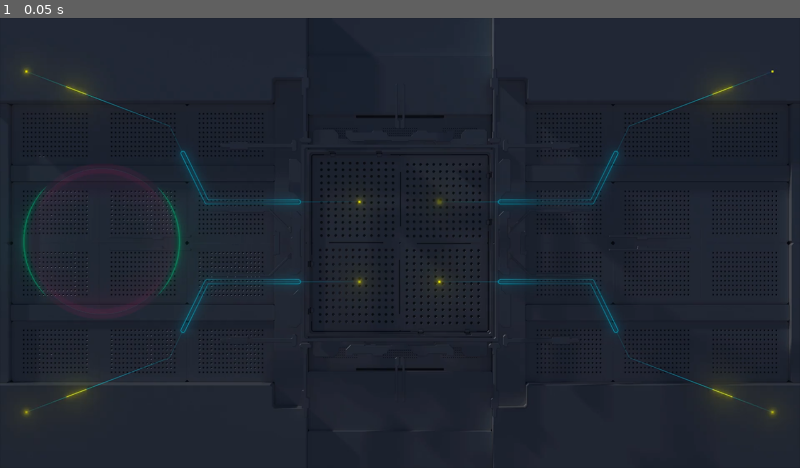
Above: before the commit, frame 1.
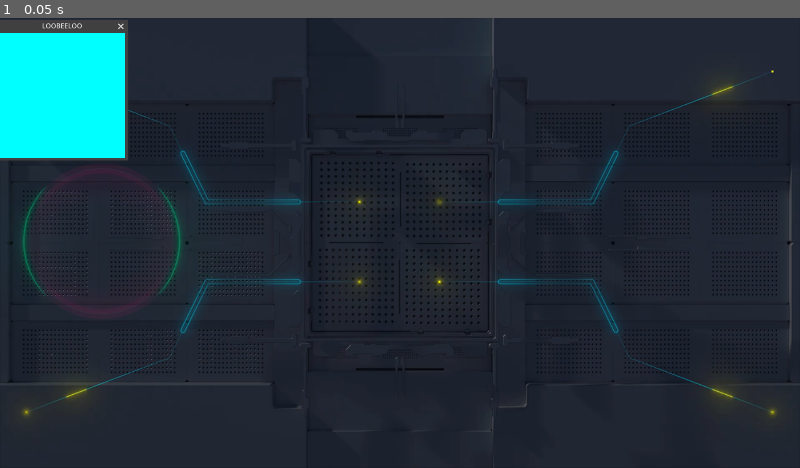
Above: after the commit, the same moment.

Repository: mpcarr/CyberRace
Game: Godot game, scene res://slides/base.tscn
The game is run twice, just before and just after one commit, with the same random seed, the same clock (stepped at 60 frames per second) and the same inputs. This scene is started directly instead of the project's main scene.
Inputs:
- Up to frame 1 (0.05 s): no input

The runs differ from the first frame. In frame 1, 5.0% of the frame differs, in the area x 0-16%, y 0-32%.
Error after the commit: Parse Error: Could not find type "SharedMemory" in the current scope. (res://slides/Window.gd:3)

Commit message:
making demo attract mode

Diff:
--- a/mpf/CyberRace-MC/project.godot
+++ b/mpf/CyberRace-MC/project.godot
@@ -11,7 +11,7 @@
 [application]
 
 config/name="pygame"
-run/main_scene="res://addons/mpf-gmc/slides/window.tscn"
+run/main_scene="res://slides/window.tscn"
 config/features=PackedStringArray("4.2", "Mobile")
 boot_splash/image="res://splash.png"
 config/icon="res://icon.svg"
@@ -27,6 +27,7 @@
 window/size/viewport_height=1080
 window/size/initial_position_type=0
 window/size/always_on_top=true
+window/subwindows/embed_subwindows=false
 window/stretch/mode="viewport"
 
 [editor_plugins]
--- /dev/null
+++ b/mpf/CyberRace-MC/slides/GDExample.gd
@@ -0,0 +1,11 @@
+extends GDExample
+
+
+# Called when the node enters the scene tree for the first time.
+func _ready():
+    pass # Replace with function body.
+
+
+# Called every frame. 'delta' is the elapsed time since the previous frame.
+func _process(delta):
+    pass
--- /dev/null
+++ b/mpf/CyberRace-MC/slides/SubViewport.gd
@@ -0,0 +1,48 @@
+extends SubViewport
+
+var shared_memory : SharedMemory
+# Define the name and size for shared memory
+const SHARED_MEMORY_NAME = "my_shared_memory"
+const FRAME_WIDTH = 800
+const FRAME_HEIGHT = 600
+const FRAME_SIZE = FRAME_WIDTH * FRAME_HEIGHT * 4
+const DOUBLE_BUFFER_SIZE = FRAME_SIZE * 2
+
+var framesCount = 0
+# Called when the node enters the scene tree for the first time.
+func _ready():
+    # Initialize the shared memory instance
+    shared_memory = SharedMemory.new()
+
+    # Open the shared memory with the defined name and size
+    shared_memory.open_shared_memory("Local\\" + SHARED_MEMORY_NAME, DOUBLE_BUFFER_SIZE + 4)  # Additional 4 bytes for active buffer flag
+    print("Shared memory opened with double buffering support.")
+
+# Called every frame. 'delta' is the elapsed time since the previous frame.
+func _process(delta):
+    #if framesCount > 2:
+        #return
+    # Capture the current viewport image as raw pixel data
+    var viewport_texture = get_viewport().get_texture()
+    var image = viewport_texture.get_image()
+    image.convert(Image.FORMAT_RGBA8)  # Ensure RGBA format with 8 bits per channel
+    var frame_data = image.get_data()  # Get raw pixel data in PackedByteArray
+    print("First pixel bytes in Godot:")
+    for i in range(4):
+        print("Byte", i, ":", frame_data[i])
+    # Read the current active buffer from shared memory
+    var active_buffer_data = shared_memory.read_data(0, 4)
+    var active_buffer = 0
+    if active_buffer_data.size() == 4:
+        active_buffer = active_buffer_data[0]  # Read active buffer index (0 or 1)
+
+    # Determine the inactive buffer to write to
+    var inactive_buffer = (active_buffer + 1) % 2
+    var offset = 4 + (inactive_buffer * FRAME_SIZE)  # Offset in shared memory for inactive buffer
+
+    # Write frame data to the inactive buffer in shared memory
+    shared_memory.write_data(offset, frame_data)
+
+    # Toggle the active buffer index
+    var new_active_buffer_data = PackedByteArray([inactive_buffer])
+    shared_memory.write_data(0, new_active_buffer_data)
--- /dev/null
+++ b/mpf/CyberRace-MC/slides/Test.tscn
@@ -0,0 +1,90 @@
+[gd_scene load_steps=6 format=3 uid="uid://buy33sqypitnn"]
+
+[ext_resource type="Script" path="res://addons/mpf-gmc/classes/mpf_slide.gd" id="1_d3nno"]
+[ext_resource type="Script" path="res://slides/SubViewport.gd" id="2_tg2vf"]
+
+[sub_resource type="Animation" id="Animation_rp0dc"]
+resource_name = "new_animation"
+length = 2.0
+loop_mode = 1
+tracks/0/type = "value"
+tracks/0/imported = false
+tracks/0/enabled = true
+tracks/0/path = NodePath("..:position")
+tracks/0/interp = 1
+tracks/0/loop_wrap = true
+tracks/0/keys = {
+"times": PackedFloat32Array(0, 2),
+"transitions": PackedFloat32Array(1, 1),
+"update": 0,
+"values": [Vector2(-600, 0), Vector2(800, 0)]
+}
+
+[sub_resource type="Animation" id="Animation_krlvy"]
+length = 0.001
+tracks/0/type = "value"
+tracks/0/imported = false
+tracks/0/enabled = true
+tracks/0/path = NodePath("..:position")
+tracks/0/interp = 1
+tracks/0/loop_wrap = true
+tracks/0/keys = {
+"times": PackedFloat32Array(0),
+"transitions": PackedFloat32Array(1),
+"update": 0,
+"values": [Vector2(-600, 0)]
+}
+
+[sub_resource type="AnimationLibrary" id="AnimationLibrary_o3xt8"]
+_data = {
+"RESET": SubResource("Animation_krlvy"),
+"new_animation": SubResource("Animation_rp0dc")
+}
+
+[node name="Test" type="Control"]
+layout_mode = 3
+anchors_preset = 15
+anchor_right = 1.0
+anchor_bottom = 1.0
+grow_horizontal = 2
+grow_vertical = 2
+script = ExtResource("1_d3nno")
+
+[node name="ColorRect" type="ColorRect" parent="."]
+layout_mode = 2
+anchor_right = 1.0
+anchor_bottom = 1.0
+grow_horizontal = 2
+grow_vertical = 2
+color = Color(0, 0, 1, 1)
+
+[node name="SubViewportContainer" type="SubViewportContainer" parent="."]
+layout_mode = 1
+anchors_preset = 15
+anchor_right = 1.0
+anchor_bottom = 1.0
+grow_horizontal = 2
+grow_vertical = 2
+
+[node name="SubViewport" type="SubViewport" parent="SubViewportContainer"]
+size = Vector2i(800, 600)
+render_target_update_mode = 4
+script = ExtResource("2_tg2vf")
+
+[node name="HBoxContainer" type="HBoxContainer" parent="SubViewportContainer/SubViewport"]
+offset_left = -600.0
+offset_right = -46.0
+offset_bottom = 213.0
+
+[node name="AnimationPlayer" type="AnimationPlayer" parent="SubViewportContainer/SubViewport/HBoxContainer"]
+root_node = NodePath("../Label")
+libraries = {
+"": SubResource("AnimationLibrary_o3xt8")
+}
+autoplay = "new_animation"
+
+[node name="Label" type="Label" parent="SubViewportContainer/SubViewport/HBoxContainer"]
+layout_mode = 2
+theme_override_colors/font_color = Color(1, 0, 1, 1)
+theme_override_font_sizes/font_size = 156
+text = "DEMO!!"
--- /dev/null
+++ b/mpf/CyberRace-MC/slides/Window.gd
@@ -0,0 +1,49 @@
+extends Window
+
+var shared_memory : SharedMemory
+# Define the name and size for shared memory
+const SHARED_MEMORY_NAME = "my_shared_memory"
+const FRAME_WIDTH = 800
+const FRAME_HEIGHT = 600
+const FRAME_SIZE = FRAME_WIDTH * FRAME_HEIGHT * 4
+const DOUBLE_BUFFER_SIZE = FRAME_SIZE * 2
+
+var framesCount = 0
+# Called when the node enters the scene tree for the first time.
+func _ready():
+    # Initialize the shared memory instance
+    shared_memory = SharedMemory.new()
+
+    # Open the shared memory with the defined name and size
+    shared_memory.open_shared_memory("Local\\" + SHARED_MEMORY_NAME, DOUBLE_BUFFER_SIZE + 4)  # Additional 4 bytes for active buffer flag
+    print("Shared memory opened with double buffering support.")
+    self.size = Vector2i()
+
+# Called every frame. 'delta' is the elapsed time since the previous frame.
+func _process(delta):
+    #if framesCount > 2:
+        #return
+    # Capture the current viewport image as raw pixel data
+    var viewport_texture = get_viewport().get_texture()
+    var image = viewport_texture.get_image()
+    image.convert(Image.FORMAT_RGBA8)  # Ensure RGBA format with 8 bits per channel
+    var frame_data = image.get_data()  # Get raw pixel data in PackedByteArray
+    print("First pixel bytes in Godot:")
+    for i in range(4):
+        print("Byte", i, ":", frame_data[i])
+    # Read the current active buffer from shared memory
+    var active_buffer_data = shared_memory.read_data(0, 4)
+    var active_buffer = 0
+    if active_buffer_data.size() == 4:
+        active_buffer = active_buffer_data[0]  # Read active buffer index (0 or 1)
+
+    # Determine the inactive buffer to write to
+    var inactive_buffer = (active_buffer + 1) % 2
+    var offset = 4 + (inactive_buffer * FRAME_SIZE)  # Offset in shared memory for inactive buffer
+
+    # Write frame data to the inactive buffer in shared memory
+    shared_memory.write_data(offset, frame_data)
+
+    # Toggle the active buffer index
+    var new_active_buffer_data = PackedByteArray([inactive_buffer])
+    shared_memory.write_data(0, new_active_buffer_data)
--- a/mpf/CyberRace-MC/slides/base.tscn
+++ b/mpf/CyberRace-MC/slides/base.tscn
@@ -1,10 +1,11 @@
-[gd_scene load_steps=6 format=3 uid="uid://cbcpp5lmfjv5v"]
+[gd_scene load_steps=7 format=3 uid="uid://cbcpp5lmfjv5v"]
 
 [ext_resource type="Script" path="res://addons/mpf-gmc/classes/mpf_slide.gd" id="1_h6h4i"]
 [ext_resource type="Script" path="res://addons/mpf-gmc/classes/mpf_variable.gd" id="2_12gbe"]
 [ext_resource type="Texture2D" uid="uid://b4qkioq6m3lnx" path="res://mainloop.png" id="2_rcaow"]
 [ext_resource type="FontFile" uid="uid://bj7gqhdlgasra" path="res://fonts/Sendha.ttf" id="3_orxcw"]
 [ext_resource type="Theme" uid="uid://bruufssvwvlsc" path="res://fontheme.tres" id="3_wqs2h"]
+[ext_resource type="Script" path="res://slides/Window.gd" id="6_8hhek"]
 
 [node name="Base" type="Control"]
 layout_mode = 3
@@ -124,3 +125,14 @@
 min_digits = 2
 template_string = "Player %s"
 initialize_empty = false
+
+[node name="Window" type="Window" parent="."]
+title = "LOOBEELOO"
+position = Vector2i(0, 36)
+size = Vector2i(300, 300)
+script = ExtResource("6_8hhek")
+
+[node name="ColorRect" type="ColorRect" parent="Window"]
+offset_right = 300.0
+offset_bottom = 300.0
+color = Color(0, 1, 1, 1)
--- /dev/null
+++ b/mpf/CyberRace-MC/slides/window.tscn
@@ -0,0 +1,169 @@
+[gd_scene load_steps=15 format=3 uid="uid://bp2uus77hrtns"]
+
+[ext_resource type="Script" path="res://addons/mpf-gmc/classes/mpf_window.gd" id="1_ybsoh"]
+[ext_resource type="Script" path="res://addons/mpf-gmc/classes/mpf_display.gd" id="2_8kuxg"]
+[ext_resource type="PackedScene" uid="uid://belkug6sa4arr" path="res://addons/mpf-gmc/slides/startup.tscn" id="3_2ylqy"]
+[ext_resource type="Shader" path="res://addons/mpf-gmc/resources/virtual_dmd.gdshader" id="4_gv8j6"]
+[ext_resource type="Shader" path="res://addons/mpf-gmc/resources/pixelate.gdshader" id="5_hsntf"]
+[ext_resource type="Shader" path="res://addons/mpf-gmc/resources/dmd_dots.gdshader" id="6_88rwb"]
+[ext_resource type="Script" path="res://slides/Window.gd" id="7_geoku"]
+
+[sub_resource type="ShaderMaterial" id="ShaderMaterial_vnlqf"]
+shader = ExtResource("4_gv8j6")
+shader_parameter/color = Color(0.101961, 0, 0, 1)
+shader_parameter/hardness = 5.0
+shader_parameter/spacing = 2.0
+shader_parameter/columns = 98.0
+shader_parameter/rows = 36.0
+
+[sub_resource type="ShaderMaterial" id="ShaderMaterial_gmaen"]
+shader = ExtResource("5_hsntf")
+shader_parameter/columns = 128.0
+shader_parameter/rows = 32.0
+
+[sub_resource type="ShaderMaterial" id="ShaderMaterial_4bkj2"]
+shader = ExtResource("6_88rwb")
+shader_parameter/color = null
+shader_parameter/hardness = 5.0
+shader_parameter/spacing = 2.0
+shader_parameter/columns = 98.0
+shader_parameter/rows = 36.0
+
+[sub_resource type="ShaderMaterial" id="ShaderMaterial_t6y31"]
+
+[sub_resource type="Animation" id="Animation_qpo6r"]
+length = 0.001
+loop_mode = 1
+tracks/0/type = "value"
+tracks/0/imported = false
+tracks/0/enabled = true
+tracks/0/path = NodePath(".:position")
+tracks/0/interp = 1
+tracks/0/loop_wrap = true
+tracks/0/keys = {
+"times": PackedFloat32Array(0),
+"transitions": PackedFloat32Array(1),
+"update": 0,
+"values": [Vector2(0, 0)]
+}
+
+[sub_resource type="Animation" id="Animation_wa1l2"]
+resource_name = "new_animation"
+length = 2.0
+tracks/0/type = "value"
+tracks/0/imported = false
+tracks/0/enabled = true
+tracks/0/path = NodePath(".:position")
+tracks/0/interp = 1
+tracks/0/loop_wrap = true
+tracks/0/keys = {
+"times": PackedFloat32Array(0, 1, 2),
+"transitions": PackedFloat32Array(1, 1, 1),
+"update": 0,
+"values": [Vector2(0, 0), Vector2(600, 0), Vector2(0, 0)]
+}
+
+[sub_resource type="AnimationLibrary" id="AnimationLibrary_mwmuk"]
+_data = {
+"RESET": SubResource("Animation_qpo6r"),
+"new_animation": SubResource("Animation_wa1l2")
+}
+
+[node name="MPFWindow" type="Control"]
+custom_minimum_size = Vector2(1920, 720)
+layout_mode = 3
+anchors_preset = 15
+anchor_right = 1.0
+anchor_bottom = 1.0
+grow_horizontal = 2
+grow_vertical = 2
+size_flags_horizontal = 3
+size_flags_vertical = 3
+script = ExtResource("1_ybsoh")
+
+[node name="DefaultDisplay" type="Control" parent="."]
+layout_mode = 1
+anchors_preset = 15
+anchor_right = 1.0
+anchor_bottom = 1.0
+grow_horizontal = 2
+grow_vertical = 2
+script = ExtResource("2_8kuxg")
+is_default = true
+initial_slide = ExtResource("3_2ylqy")
+
+[node name="filters" type="Control" parent="."]
+visible = false
+layout_mode = 1
+anchors_preset = 15
+anchor_right = 1.0
+anchor_bottom = 1.0
+grow_horizontal = 2
+grow_vertical = 2
+
+[node name="virtual_dmd" type="ColorRect" parent="filters"]
+z_index = 4096
+material = SubResource("ShaderMaterial_vnlqf")
+layout_mode = 1
+anchors_preset = 15
+anchor_right = 1.0
+anchor_bottom = 1.0
+grow_horizontal = 2
+grow_vertical = 2
+
+[node name="pixelate" type="ColorRect" parent="filters"]
+visible = false
+z_index = 4096
+material = SubResource("ShaderMaterial_gmaen")
+layout_mode = 1
+anchors_preset = 15
+anchor_right = 1.0
+anchor_bottom = 1.0
+grow_horizontal = 2
+grow_vertical = 2
+
+[node name="dmd_dots" type="ColorRect" parent="filters"]
+visible = false
+top_level = true
+z_index = 4096
+material = SubResource("ShaderMaterial_4bkj2")
+layout_mode = 1
+anchors_preset = 15
+anchor_right = 1.0
+anchor_bottom = 1.0
+grow_horizontal = 2
+grow_vertical = 2
+
+[node name="custom" type="ColorRect" parent="filters"]
+visible = false
+top_level = true
+z_index = 4096
+material = SubResource("ShaderMaterial_t6y31")
+layout_mode = 1
+anchors_preset = 15
+anchor_right = 1.0
+anchor_bottom = 1.0
+grow_horizontal = 2
+grow_vertical = 2
+
+[node name="Window" type="Window" parent="."]
+title = "test window"
+position = Vector2i(0, 36)
+size = Vector2i(800, 600)
+visible = false
+script = ExtResource("7_geoku")
+
+[node name="ColorRect" type="ColorRect" parent="Window"]
+anchors_preset = 15
+anchor_right = 1.0
+anchor_bottom = 1.0
+offset_right = 2400.0
+offset_bottom = 1800.0
+grow_horizontal = 2
+grow_vertical = 2
+color = Color(0.0745098, 1, 1, 1)
+
+[node name="AnimationPlayer" type="AnimationPlayer" parent="Window/ColorRect"]
+libraries = {
+"": SubResource("AnimationLibrary_mwmuk")
+}
Binary file changed: mpf/CyberRace-MC/splash.png
Not shown, changed: .gitignore
Not shown, changed: dest/tablescript.vbs
Not shown, changed: mpf/data/audits.yaml
Not shown, changed: src/_.main-vpx.vbs
Not shown, changed: src/game/_logicStartBanner-vpx.vbs
Not shown, changed: src/game/modes/attract/attract.vbs
Not shown, changed: src/game/modes/base/base.vbs
Not shown, removed: src/vpx/bcp/bcp.vbs
